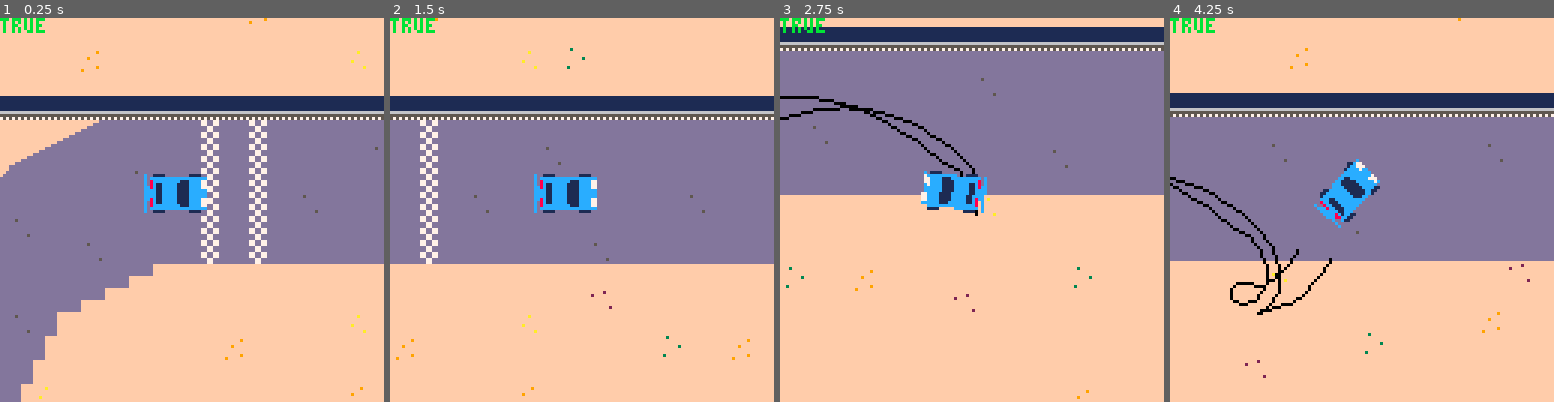
Above: before the commit, frames 1-4 (left to right).
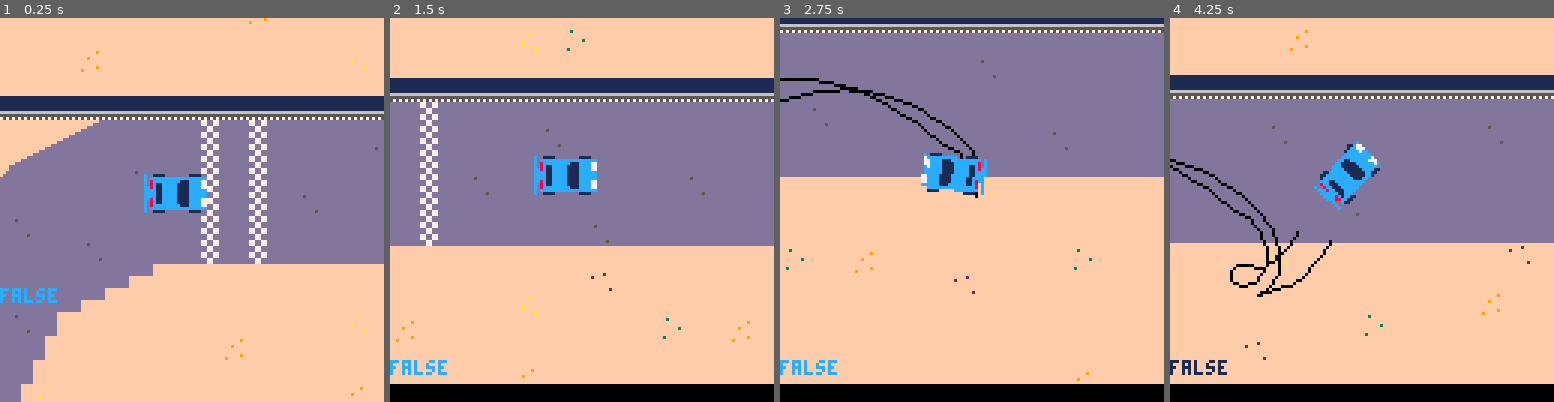
Above: after the commit, the same moments.

Repository: graearea/pico8
Game: PICO-8 cartridge skidmarks.p8
The game is run twice, just before and just after one commit, with the same random seed, the same clock (stepped at 60 frames per second) and the same inputs.
Inputs:
- Up to frame 1 (0.25 s): no input
- Up to frame 2 (1.5 s): tap X (X key) at 0.33, 1.07 s
- Up to frame 3 (2.75 s): hold Right 1.6-2.1 s; tap X (X key) at 1.85 s; hold Right from 2.47 s (still down)
- Up to frame 4 (4.25 s): tap X (X key) at 2.97, 4.08 s; release Right at 3.03 s; hold Left 3.08-3.58 s; hold Right from 4.02 s (still down)

The runs differ from the first frame. In frame 1, 0.5% of the frame differs, in the area x 0-15%, y 0-75%; in frame 2, 24%; in frame 3, 21%; in frame 4, 24%, in the area x 0-100%, y 0-100%.

Commit message:
shitty collision detection

Diff:
--- a/skidmarks.p8
+++ b/skidmarks.p8
@@ -30,8 +30,8 @@
   end
 
   car.angle=car.angle+car.steer
-  pr(car.steer,1)
   car:move()
+  bob=car:is_hitting_wall()
 end
 
 function _draw()
@@ -40,10 +40,11 @@
   camera(window_x,window_y)
   rectfill(0,0,1024,1027,15)
   map(0, 0, 0, 0, 1024, 64)
-		draw_track()
   car:draw()
   camera()
-  print(mget(car.x/8,car.y/8)>8,0,0,11)
+  --print(car:is_hitting_wall())
+  print(bob)
+--  print(mget(car.x/8,car.y/8)>8,0,0,11)
 end
 
 function printstatus(text)
@@ -62,11 +63,6 @@
 bob="asd"
 skids_l={}
 skids_r={}
-
-
-function pr(x,y)
- bob=x.." "..y
-end
 
 function draw_px(x,y,colour)
  pset(x,y,colour)
@@ -86,13 +82,26 @@
  max_dx=2,
  max_dy=2,
  r_wheels={{y=6,x=7},{y=-6,x=7}},
--- f_wheels=[{x=6,y=-7},{-6,-7},
+ f_wheels={{y=6,x=-7},{y=-6,x=-7}},
 
  is_hitting_wall=function(self)
-   --get wheel positions
-   --check if they're on the wall sprite
-
-   return true
+   sprite= mget(self.x/8,self.y/8)
+			bob=(sprite==59)
+   if sprite==59 then
+   -- self.dy=0
+   -- return true
+   end
+
+   for wheel in all(self.r_wheels) do
+   bob=wheel
+			 sprite=mget(wheel.x/8,wheel.y/8)
+
+			 if(sprite==59) do
+    self.dy=0
+			  return true
+			 end
+   end
+   return false
  end,
 
 	move=function(self,v)
@@ -238,11 +247,6 @@
 -- move pivot point of car forward
 
 -->8
-function draw_track()
--- arc(80)
--- circfill(128,128,96,6)
--- circfill(128,128,64,15)
-end
 
 
 __gfx__
